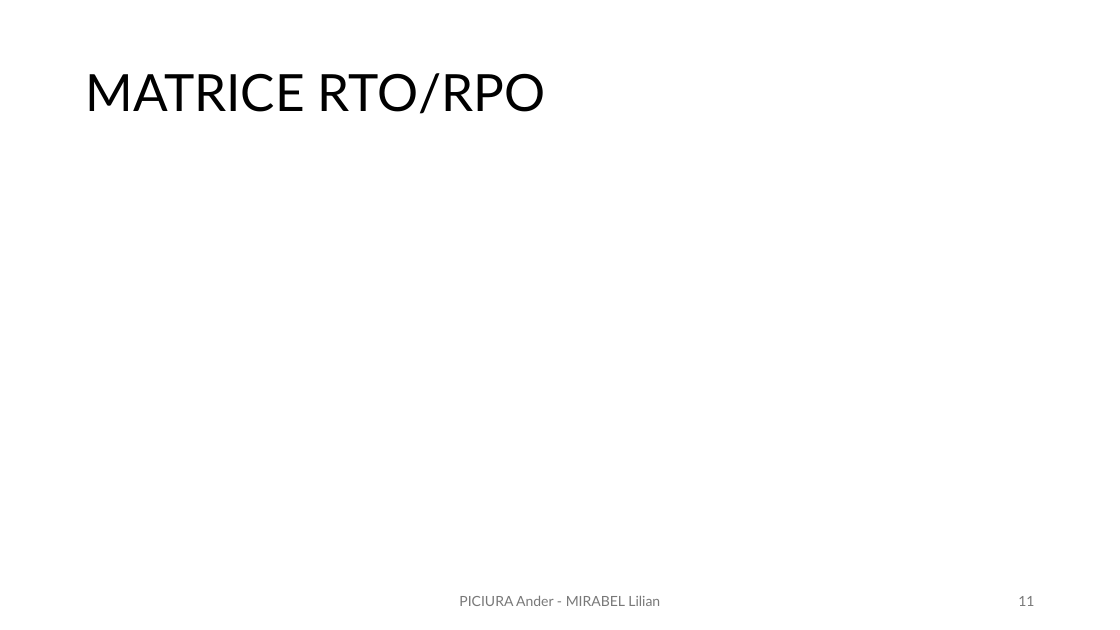
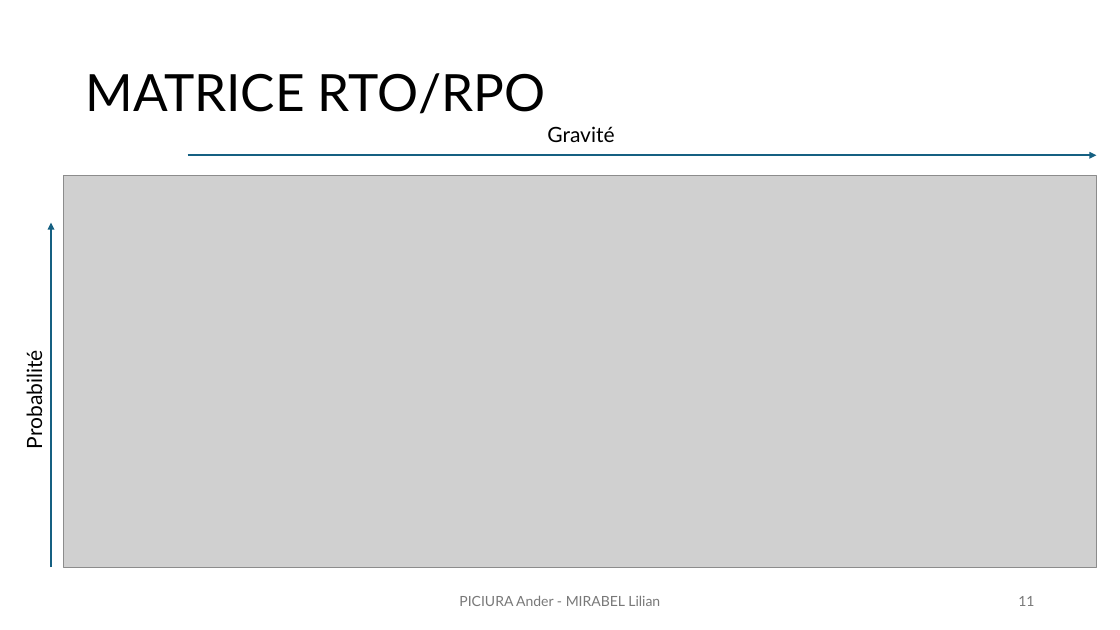
Before and after one commit to lilianmirabel/TPodoo, a slide deck: slide 11 of TP6_Exploitation_faille_0day_Lilian_Ander.pptx. Drawn at 1120x630 pixels with LibreOffice and Linux fonts; fonts in the diff are those of the drawing; grey boxes stand for pictures. Boxes give left, top, right and bottom in pixels: in the first picture for what was removed or moved away, otherwise in the second. Text is boxed around its words. In the diff, an @@ line names an element or a change of style, - is before the commit and + after.

```diff
--- a/TP6_Exploitation_faille_0day_Lilian_Ander.pptx
+++ b/TP6_Exploitation_faille_0day_Lilian_Ander.pptx
@@ text added at box(547, 126, 614, 142), 18 pt, text #000000 @@
+Gravité
@@ picture added at box(63, 176, 1096, 567) @@
@@ arrow added from (187, 155) to (1096, 155), #156082 1.5 pt @@
@@ arrow added from (51, 567) to (51, 223), #156082 1.5 pt @@
@@ text added at box(21, 359, 46, 446), 18 pt, text #000000 @@
+Probabilité
```
Also in this commit, not shown: 1 other slide changed.
